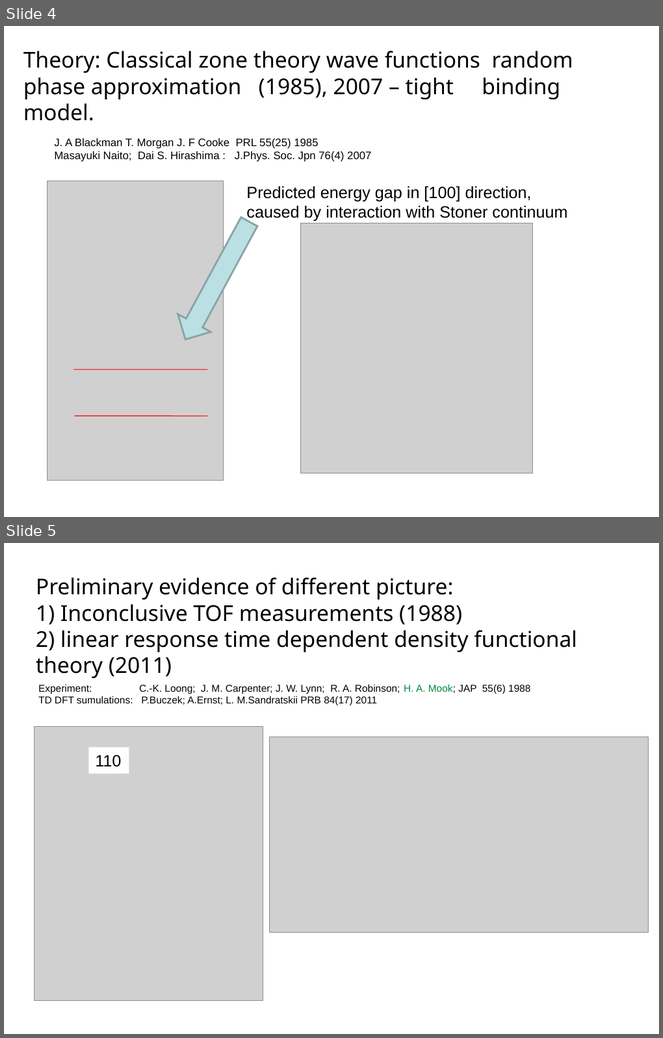
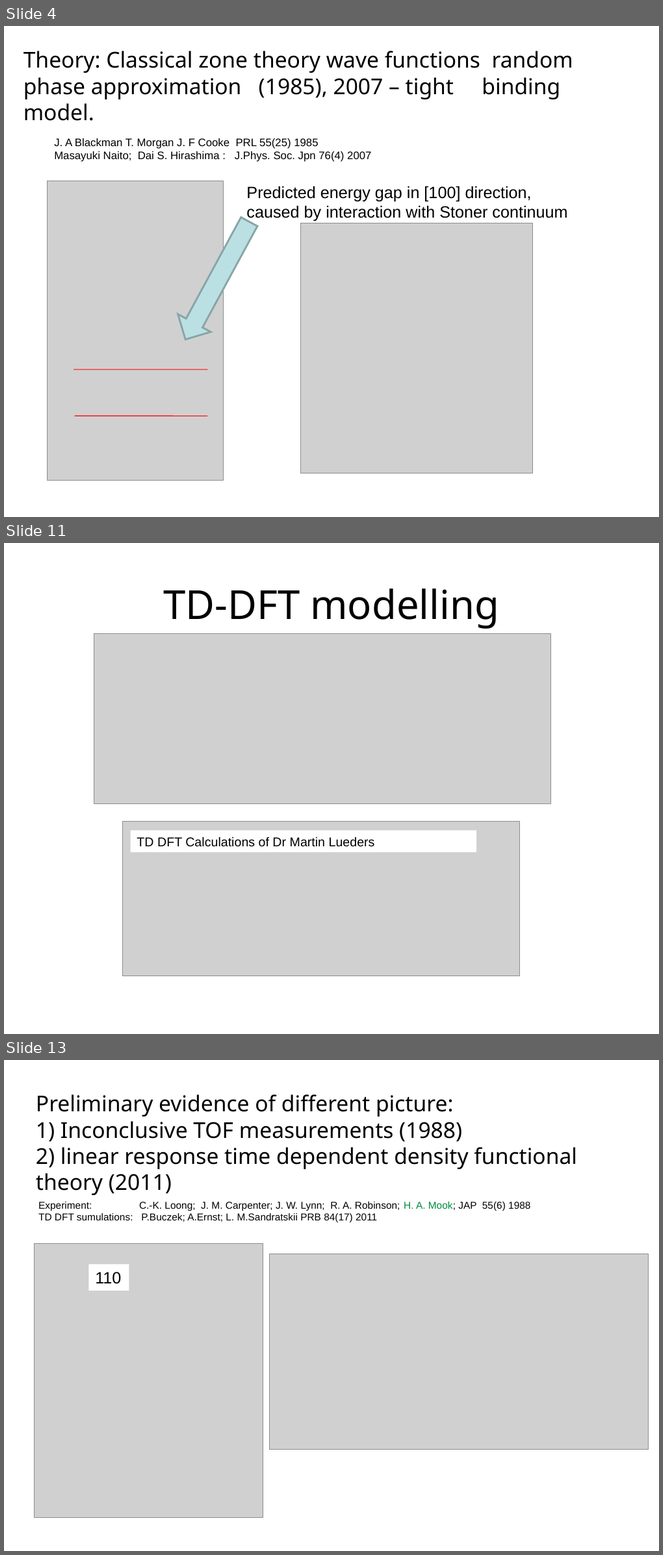
Before and after one commit to abuts/Fe, a slide deck: June2017/Icns2017/ICNS2017.ppt. Shown one above the other, each under a label of ours: slides 4 and 5 before the commit, slides 4, 11 and 13 after it; the slides between them are not shown. The pictures are 663x1038 and 663x1555 pixels, drawn with LibreOffice and Linux fonts; fonts in the diff are those of the drawing; grey boxes stand for pictures; background and template pictures are left out. Boxes give left, top, right and bottom in pixels: in the first picture for what was removed or moved away, otherwise in the second. Text is boxed around its words. In the diff, an @@ line names an element or a change of style, - is before the commit and + after.

```diff
--- a/June2017/Icns2017/ICNS2017.ppt
+++ b/June2017/Icns2017/ICNS2017.ppt
@@ slide 11 added at bbox=[4, 543, 659, 1034], background #FFFFFF @@
@@ title added at bbox=[163, 589, 499, 629], 44 pt, text #000000 @@
+TD-DFT modelling
@@ picture added at bbox=[94, 634, 551, 804] @@
@@ picture added at bbox=[122, 821, 519, 977] @@
@@ rectangle added at bbox=[131, 831, 477, 853], fill #FFFFFF, 14 pt, text #000000 @@
+TD DFT Calculations of Dr Martin Lueders
@@ what was slide 5 is now slide 13 @@
```
Also in this commit, not shown: 5 slides changed, 4 other slides added, 2 slides removed, 2 other files.
